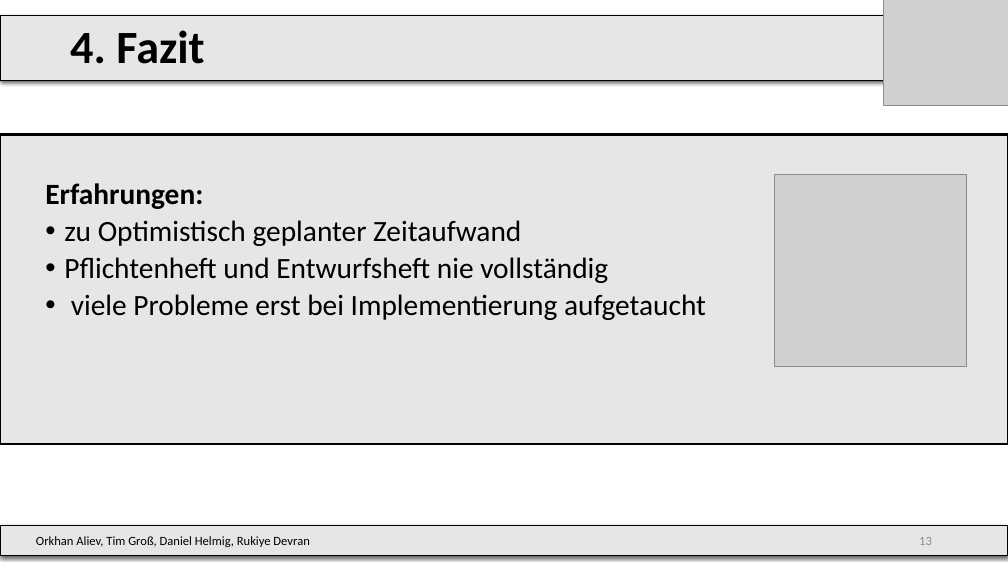
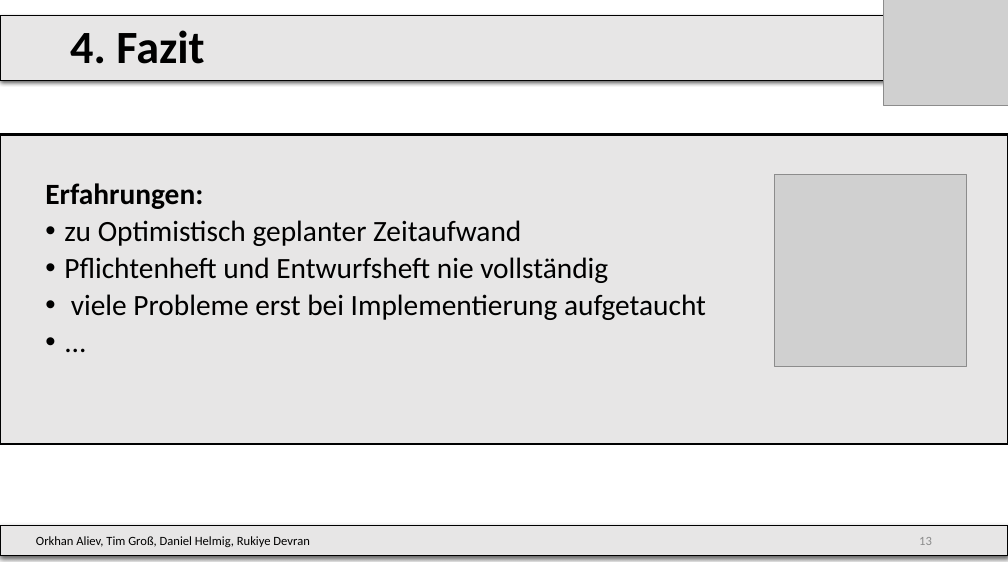
Before and after one commit to DrMopiti/pse, a slide deck: slide 12 of Abschlusspräsentation/Abschlusspräsentation.pptx. Drawn at 1008x567 pixels with LibreOffice and Linux fonts; fonts in the diff are those of the drawing; grey boxes stand for pictures; background and template pictures are left out. Boxes give left, top, right and bottom in pixels: in the first picture for what was removed or moved away, otherwise in the second. Text is boxed around its words. In the diff, an @@ line names an element or a change of style, - is before the commit and + after.

```diff
--- a/Abschlusspräsentation/Abschlusspräsentation.pptx
+++ b/Abschlusspräsentation/Abschlusspräsentation.pptx
@@ text at [0, 135, 1008, 445]: paragraph added @@
+  • ...
```
Also in this commit, not shown: 2 other slides changed.
